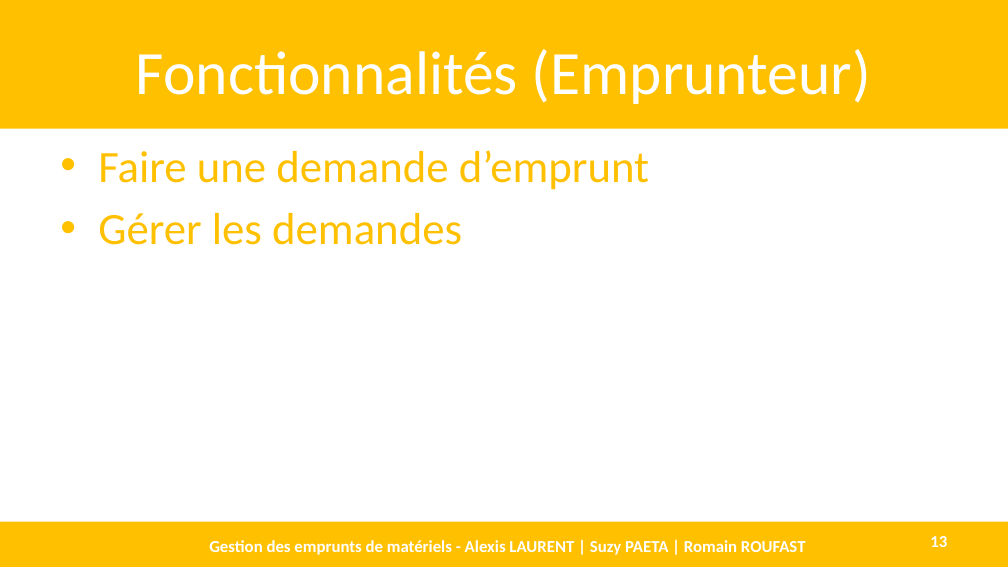
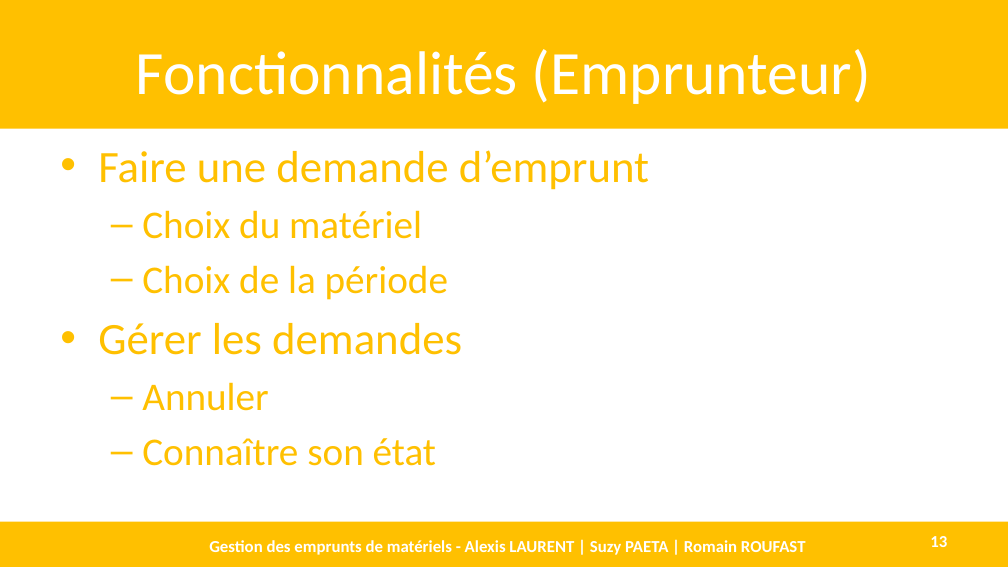
Before and after one commit to AlexisLaurent/Gestion_des_Emprunts, a slide deck: slide 13 of Livrables/D1.3 - DEF.pptx. Drawn at 1008x567 pixels with LibreOffice and Linux fonts; fonts in the diff are those of the drawing. Boxes give left, top, right and bottom in pixels: in the first picture for what was removed or moved away, otherwise in the second. Text is boxed around its words. In the diff, an @@ line names an element or a change of style, - is before the commit and + after.

```diff
--- a/Livrables/D1.3 - DEF.pptx
+++ b/Livrables/D1.3 - DEF.pptx
@@ text at (x1=142, y1=210, x2=448, y2=300): paragraphs added @@
+  – Choix du matériel
+  – Choix de la période
@@ text at (x1=142, y1=382, x2=436, y2=466): paragraphs added @@
+  – Annuler
+  – Connaître son état
```
Also in this commit, not shown: 15 other slides changed, 3 slides removed.
